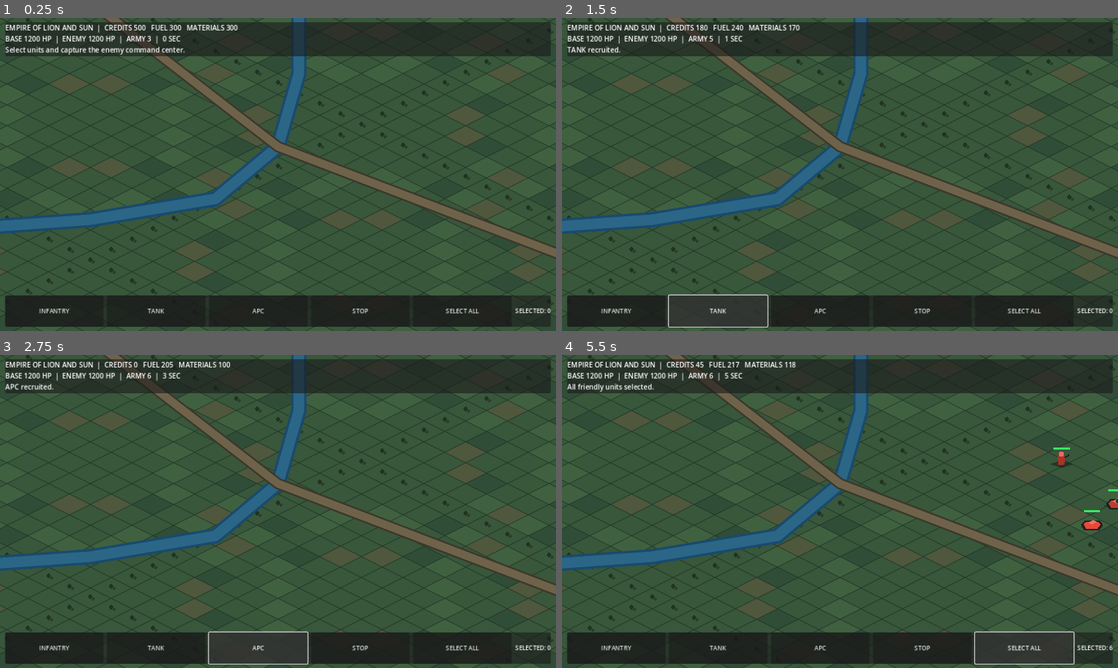
Above: before the commit, frames 1-4 (two rows, left to right).
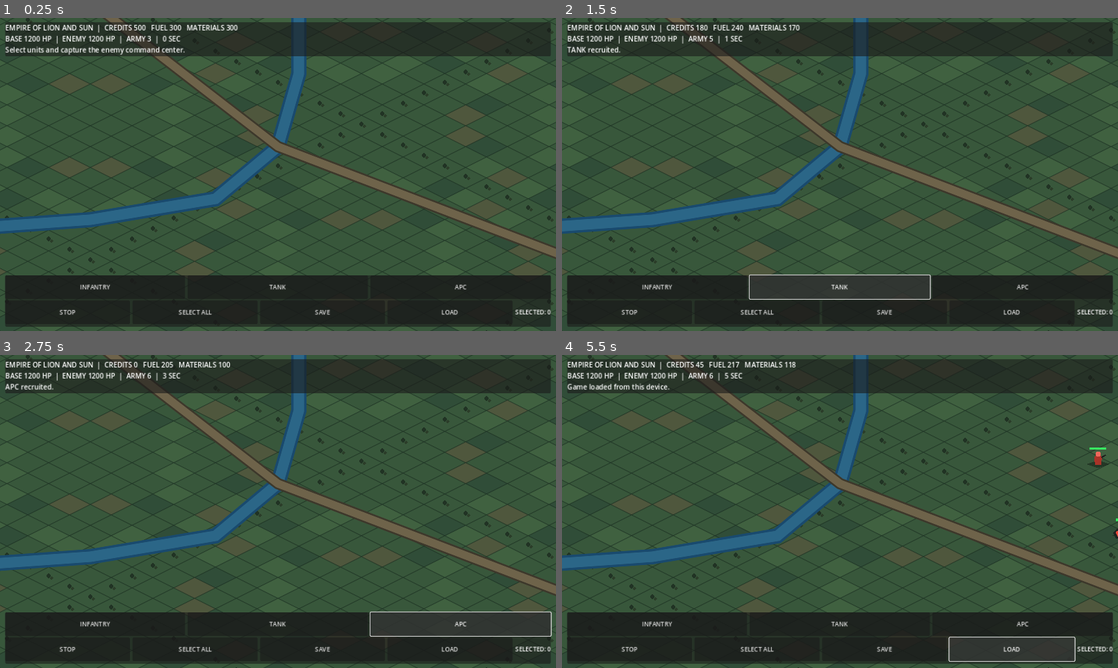
Above: after the commit, the same moments.

Repository: itsalirezajr-design/Empire-of-Lion-and-Sun
Game: Godot game, scene res://scenes/Main.tscn
Same seed, same stepped clock (60 frames per second), same inputs: the game is played once before the commit and once after it.
Inputs (mouse positions are in pixels of both pictures, inside the frame that each line leads up to):
- Up to frame 1 (0.25 s): no input
- Up to frame 2 (1.5 s): click "INFANTRY" at 0.5 s; click "TANK" at 1.25 s
- Up to frame 3 (2.75 s): click "APC" at 2 s
- Up to frame 4 (5.5 s): click "STOP" at 2.75 s; click "SELECT ALL" at 3.5 s; click (884, 649) at 4.25 s, where only the run after the commit has a clickable "SAVE"; click (1012, 649) at 5 s, where only the run after the commit has a clickable "LOAD"

The runs differ from the first frame. In frame 1, 6.7% of the frame differs, in the area x 0-100%, y 82-95%; in frame 2, 6.6%; in frame 3, 6.6%; in frame 4, 7.6%, in the area x 0-100%, y 9-99%.

Commit message:
Add local save/load and complete touch group movement routing

Diff:
--- a/scripts/main.gd
+++ b/scripts/main.gd
@@ -252,7 +252,7 @@
 			(float(column) - float(columns - 1) * 0.5) * 52.0,
 			(float(row) - float(rows - 1) * 0.5) * 46.0
 		)
-		selected_units[i]["destination"] = _clamp_to_map(target + offset)
+		_set_unit_destination(selected_units[i], target + offset)
 
 
 func _separation_vector(unit: Dictionary, team: Array[Dictionary]) -> Vector2:
@@ -428,23 +428,31 @@
 	bottom_panel.anchor_right = 1.0
 	bottom_panel.anchor_bottom = 1.0
 	bottom_panel.offset_left = 12.0
-	bottom_panel.offset_top = -82.0
+	bottom_panel.offset_top = -128.0
 	bottom_panel.offset_right = -12.0
 	bottom_panel.offset_bottom = -10.0
 	hud.add_child(bottom_panel)
-	var commands := HBoxContainer.new()
-	commands.add_theme_constant_override("separation", 8)
-	bottom_panel.add_child(commands)
-	_add_hud_button(commands, "INFANTRY", _recruit_infantry)
-	_add_hud_button(commands, "TANK", _recruit_tank)
-	_add_hud_button(commands, "APC", _recruit_apc)
-	_add_hud_button(commands, "STOP", _stop_selected_units)
-	_add_hud_button(commands, "SELECT ALL", _select_all_player_units)
+	var command_rows := VBoxContainer.new()
+	command_rows.add_theme_constant_override("separation", 4)
+	bottom_panel.add_child(command_rows)
+	var recruit_row := HBoxContainer.new()
+	recruit_row.add_theme_constant_override("separation", 6)
+	command_rows.add_child(recruit_row)
+	_add_hud_button(recruit_row, "INFANTRY", _recruit_infantry)
+	_add_hud_button(recruit_row, "TANK", _recruit_tank)
+	_add_hud_button(recruit_row, "APC", _recruit_apc)
+	var utility_row := HBoxContainer.new()
+	utility_row.add_theme_constant_override("separation", 6)
+	command_rows.add_child(utility_row)
+	_add_hud_button(utility_row, "STOP", _stop_selected_units)
+	_add_hud_button(utility_row, "SELECT ALL", _select_all_player_units)
+	_add_hud_button(utility_row, "SAVE", _save_game)
+	_add_hud_button(utility_row, "LOAD", _load_game)
 	selection_label = Label.new()
 	selection_label.text = "SELECTED: 0"
 	selection_label.vertical_alignment = VERTICAL_ALIGNMENT_CENTER
 	selection_label.add_theme_font_size_override("font_size", 14)
-	commands.add_child(selection_label)
+	utility_row.add_child(selection_label)
 
 
 func _add_hud_button(parent: HBoxContainer, caption: String, action: Callable) -> void:
@@ -489,6 +497,106 @@
 	_update_hud()
 
 
+
+func _save_game() -> void:
+	var save_data := {
+		"version": 1,
+		"credits": credits,
+		"fuel": fuel,
+		"materials": materials,
+		"elapsed": elapsed,
+		"player_base_hp": player_base_hp,
+		"enemy_base_hp": enemy_base_hp,
+		"player_units": _serialize_units(player_units),
+		"enemy_units": _serialize_units(enemy_units)
+	}
+	var file := FileAccess.open("user://empire_save.json", FileAccess.WRITE)
+	if file == null:
+		hud_message = "Save failed: cannot open save file."
+	else:
+		file.store_string(JSON.stringify(save_data))
+		file.close()
+		hud_message = "Game saved on this device."
+	_update_hud()
+
+
+func _serialize_units(units: Array[Dictionary]) -> Array[Dictionary]:
+	var records: Array[Dictionary] = []
+	for unit in units:
+		var pos: Vector2 = unit["pos"]
+		var destination: Vector2 = unit["destination"]
+		records.append({
+			"kind": unit["kind"],
+			"pos": [pos.x, pos.y],
+			"destination": [destination.x, destination.y],
+			"hp": unit["hp"],
+			"max_hp": unit["max_hp"],
+			"speed": unit["speed"],
+			"damage": unit["damage"],
+			"cooldown": unit["cooldown"]
+		})
+	return records
+
+
+func _load_game() -> void:
+	if not FileAccess.file_exists("user://empire_save.json"):
+		hud_message = "No local save found."
+		_update_hud()
+		return
+	var file := FileAccess.open("user://empire_save.json", FileAccess.READ)
+	if file == null:
+		hud_message = "Load failed: cannot read save file."
+		_update_hud()
+		return
+	var parsed: Variant = JSON.parse_string(file.get_as_text())
+	file.close()
+	if not parsed is Dictionary or int(parsed.get("version", 0)) != 1:
+		hud_message = "Load failed: save format is invalid."
+		_update_hud()
+		return
+	credits = int(parsed.get("credits", 500))
+	fuel = int(parsed.get("fuel", 300))
+	materials = int(parsed.get("materials", 300))
+	elapsed = float(parsed.get("elapsed", 0.0))
+	player_base_hp = float(parsed.get("player_base_hp", 1200.0))
+	enemy_base_hp = float(parsed.get("enemy_base_hp", 1200.0))
+	player_units.clear()
+	enemy_units.clear()
+	selected_units.clear()
+	_restore_units(parsed.get("player_units", []), "player")
+	_restore_units(parsed.get("enemy_units", []), "enemy")
+	match_over = player_base_hp <= 0.0 or enemy_base_hp <= 0.0
+	match_message = "VICTORY — Enemy command center destroyed" if enemy_base_hp <= 0.0 else "DEFEAT — Your command center was destroyed" if player_base_hp <= 0.0 else ""
+	hud_message = "Game loaded from this device."
+	_update_hud()
+	queue_redraw()
+
+
+func _restore_units(records: Array, team: String) -> void:
+	for record_variant in records:
+		if not record_variant is Dictionary:
+			continue
+		var record: Dictionary = record_variant
+		var pos_data: Array = record.get("pos", [320.0, 1600.0])
+		if pos_data.size() < 2:
+			continue
+		var unit_pos := _clamp_to_map(Vector2(float(pos_data[0]), float(pos_data[1])))
+		var kind := str(record.get("kind", "infantry"))
+		if kind not in ["infantry", "tank", "apc"]:
+			kind = "infantry"
+		_spawn_unit(kind, team, unit_pos)
+		var units := player_units if team == "player" else enemy_units
+		var unit: Dictionary = units.back()
+		unit["hp"] = clampf(float(record.get("hp", 100.0)), 0.0, float(record.get("max_hp", 100.0)))
+		unit["max_hp"] = maxf(1.0, float(record.get("max_hp", 100.0)))
+		unit["speed"] = maxf(1.0, float(record.get("speed", UNIT_SPEED)))
+		unit["damage"] = maxf(0.0, float(record.get("damage", 12.0)))
+		unit["cooldown"] = maxf(0.0, float(record.get("cooldown", 0.0)))
+		var destination_data: Array = record.get("destination", [unit_pos.x, unit_pos.y])
+		if destination_data.size() >= 2:
+			_set_unit_destination(unit, Vector2(float(destination_data[0]), float(destination_data[1])))
+
+
 func _recruit_infantry() -> void:
 	_recruit_unit("infantry")
 
@@ -503,7 +611,7 @@
 
 func _stop_selected_units() -> void:
 	for unit in selected_units:
-		unit["destination"] = unit["pos"]
+		_set_unit_destination(unit, unit["pos"])
 	hud_message = "Selected units stopped."
 	_update_hud()
 
